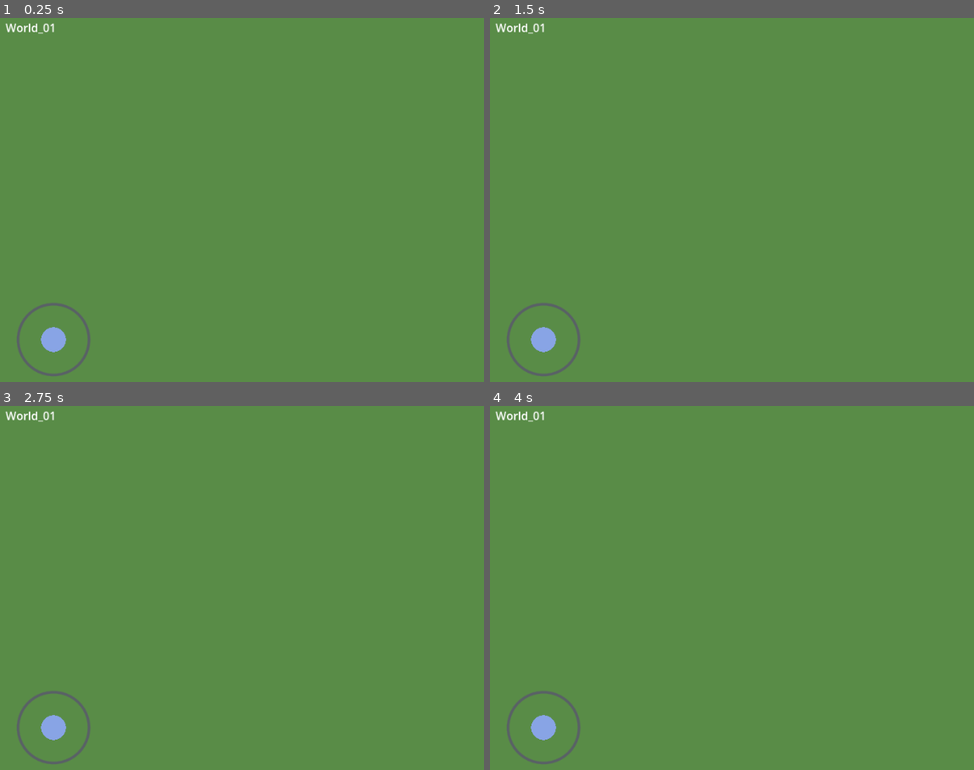
Above: before the commit, frames 1-4 (two rows, left to right).
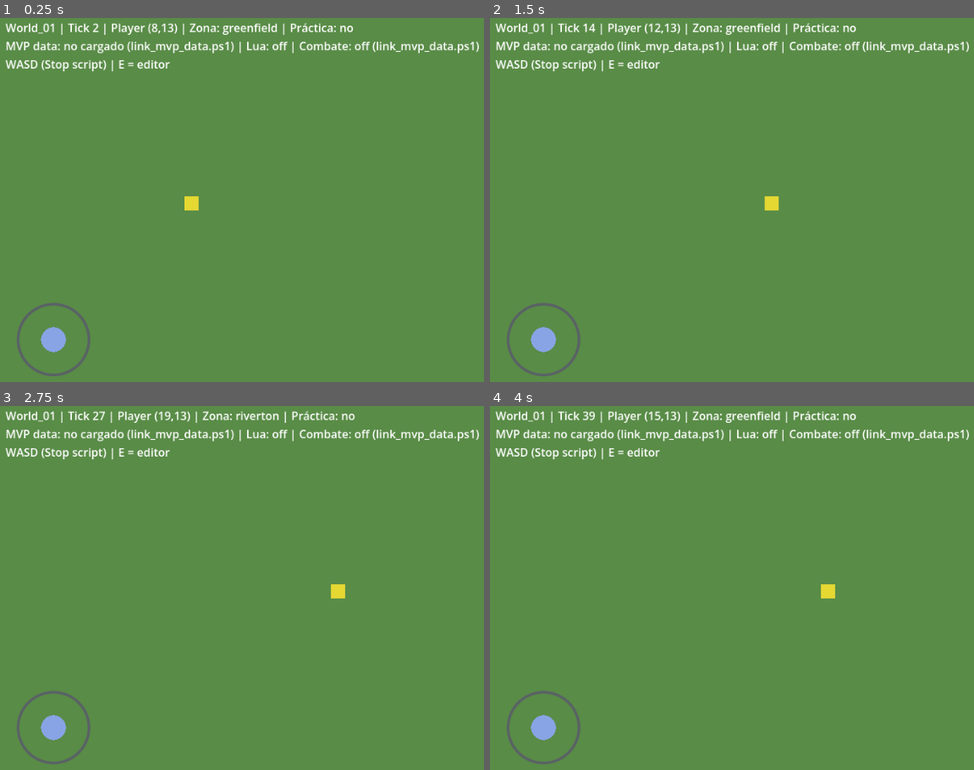
Above: after the commit, the same moments.

Repository: rpglearndev/rpglearn
Game: Godot game, scene res://scenes/world/world_01.tscn
Two runs of this game, one before a commit and one after it. Both use one fixed random seed, a clock stepped at 60 frames per second and the inputs below.
Inputs (mouse positions are in pixels of both pictures, inside the frame that each line leads up to):
- Up to frame 1 (0.25 s): no input
- Up to frame 2 (1.5 s): tap Enter at 0.5 s; drag from (543, 338) to (896, 119) at 0.52 s; drag from (693, 221) to (794, 280) at 1.27 s
- Up to frame 3 (2.75 s): tap Space at 2 s; move the mouse to (406, 507) at 2.02 s; hold D from 2.03 s (still down)
- Up to frame 4 (4 s): release D at 2.75 s; tap Enter at 2.75 s; drag from (794, 668) to (625, 533) at 2.77 s; tap Space at 3.5 s; move the mouse to (outside the picture) at 3.52 s; hold A from 3.53 s (still down)

The runs differ from the first frame. In frame 1, 2.4% of the frame differs, in the area x 1-99%, y 1-53%; in frame 2, 2.5%; in frame 3, 2.4%; in frame 4, 2.5%.
Error before the commit: Parse Error: Cannot infer the type of "mob_id" variable because the value doesn't have a set type. (res://scripts/world/mob_visual_spawner.gd:17)

Commit message:
fix(client): explicit types in MobVisualSpawner for GDScript strict
Co-authored-by: Cursor <cursoragent@cursor.com>

Diff:
--- a/client/godot/scripts/world/mob_visual_spawner.gd
+++ b/client/godot/scripts/world/mob_visual_spawner.gd
@@ -3,25 +3,27 @@
 ## Sprites de mobs en el mapa (US-020 visibilidad; arte final US-021).
 
 const MixelSpriteLoader := preload("res://scripts/world/mixel_sprite_loader.gd")
+const CombatSystem := preload("res://scripts/combat/combat_system.gd")
+const TickWorld := preload("res://scripts/core/tick_world.gd")
 
 var _sprites: Dictionary = {}
 
 
-func build(parent: Node2D, world, combat, tile_size: int) -> void:
+func build(parent: Node2D, world: TickWorld, combat: CombatSystem, tile_size: int) -> void:
 	clear(parent)
 	if combat == null:
 		return
 	for entity_id: StringName in combat.list_mob_entity_ids():
-		var sprite := Sprite2D.new()
+		var sprite: Sprite2D = Sprite2D.new()
 		sprite.name = str(entity_id)
-		var mob_id := combat.get_mob_id(entity_id)
+		var mob_id: String = combat.get_mob_id(entity_id)
 		sprite.texture = MixelSpriteLoader.mob_placeholder(mob_id)
 		parent.add_child(sprite)
 		_sprites[entity_id] = sprite
 	sync(world, combat, tile_size)
 
 
-func sync(world, combat, tile_size: int) -> void:
+func sync(world: TickWorld, combat: CombatSystem, tile_size: int) -> void:
 	if combat == null:
 		return
 	for entity_id: StringName in _sprites:
